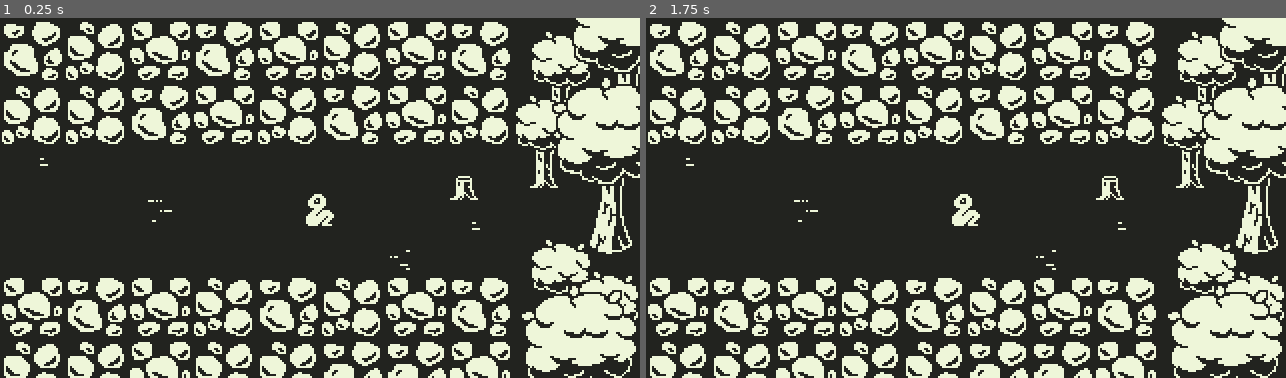
Above: before the commit, frames 1-2 (left to right).
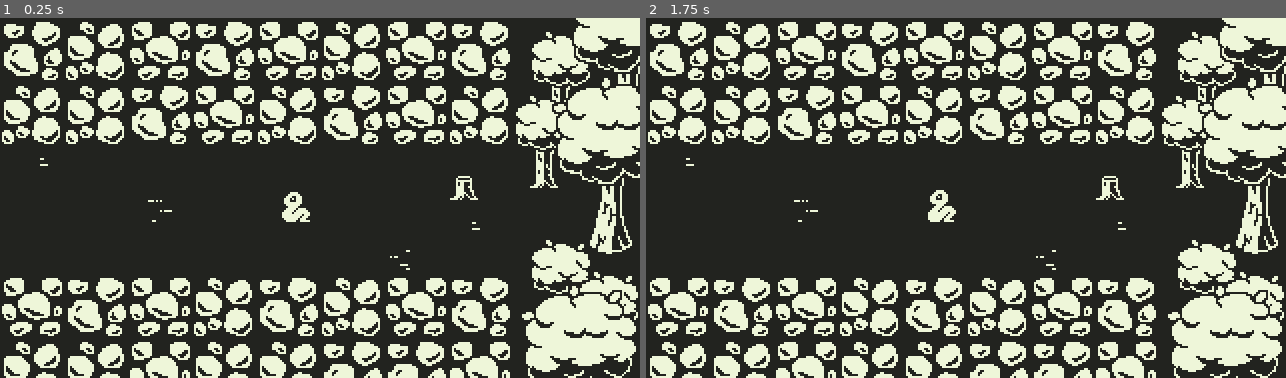
Above: after the commit, the same moments.

Repository: dweckerly/1bit
Game: Godot game, scene res://scenes/world/area-2.tscn
The game is run twice, just before and just after one commit, with the same random seed, the same clock (stepped at 60 frames per second) and the same inputs. This scene is started directly instead of the project's main scene.
Inputs:
- Up to frame 1 (0.25 s): no input
- Up to frame 2 (1.75 s): tap Enter (ui_accept) at 0.5, 0.77, 1.25, 1.52 s; hold Right (ui_right) 0.53-1.28 s; hold Down (ui_down) from 1.28 s (still down)

The runs differ from the first frame. In frame 1, 0.4% of the frame differs, in the area x 44-53%, y 48-58%; in frame 2, 0.5%, in the area x 44-53%, y 47-58%.

Commit message:
added snek as NPC

Diff:
--- /dev/null
+++ b/scenes/characters/snek.tscn
@@ -0,0 +1,141 @@
+[gd_scene load_steps=11 format=2]
+
+[ext_resource path="res://art/characters/snek.png" type="Texture" id=1]
+[ext_resource path="res://scripts/NPC.gd" type="Script" id=2]
+[ext_resource path="res://art/ui/dialogue-prompt.png" type="Texture" id=3]
+
+[sub_resource type="Animation" id=3]
+resource_name = "Idle"
+loop = true
+tracks/0/type = "value"
+tracks/0/path = NodePath("Sprite:frame")
+tracks/0/interp = 1
+tracks/0/loop_wrap = true
+tracks/0/imported = false
+tracks/0/enabled = true
+tracks/0/keys = {
+"times": PoolRealArray( 0, 0.5 ),
+"transitions": PoolRealArray( 1, 1 ),
+"update": 1,
+"values": [ 1, 0 ]
+}
+
+[sub_resource type="Animation" id=4]
+length = 0.001
+tracks/0/type = "value"
+tracks/0/path = NodePath("Sprite:frame")
+tracks/0/interp = 1
+tracks/0/loop_wrap = true
+tracks/0/imported = false
+tracks/0/enabled = true
+tracks/0/keys = {
+"times": PoolRealArray( 0 ),
+"transitions": PoolRealArray( 1 ),
+"update": 0,
+"values": [ 2 ]
+}
+tracks/1/type = "value"
+tracks/1/path = NodePath("dialogue-prompt:frame")
+tracks/1/interp = 1
+tracks/1/loop_wrap = true
+tracks/1/imported = false
+tracks/1/enabled = true
+tracks/1/keys = {
+"times": PoolRealArray( 0 ),
+"transitions": PoolRealArray( 1 ),
+"update": 0,
+"values": [ 1 ]
+}
+
+[sub_resource type="Animation" id=5]
+resource_name = "prompt-idle"
+length = 0.9
+loop = true
+tracks/0/type = "value"
+tracks/0/path = NodePath("dialogue-prompt:frame")
+tracks/0/interp = 1
+tracks/0/loop_wrap = true
+tracks/0/imported = false
+tracks/0/enabled = true
+tracks/0/keys = {
+"times": PoolRealArray( 0, 0.3, 0.6 ),
+"transitions": PoolRealArray( 1, 1, 1 ),
+"update": 1,
+"values": [ 0, 1, 2 ]
+}
+
+[sub_resource type="CapsuleShape2D" id=1]
+radius = 4.0
+height = 2.0
+
+[sub_resource type="CircleShape2D" id=2]
+radius = 27.0185
+
+[sub_resource type="Animation" id=6]
+length = 0.001
+tracks/0/type = "value"
+tracks/0/path = NodePath("dialogue-prompt:frame")
+tracks/0/interp = 1
+tracks/0/loop_wrap = true
+tracks/0/imported = false
+tracks/0/enabled = true
+tracks/0/keys = {
+"times": PoolRealArray( 0 ),
+"transitions": PoolRealArray( 1 ),
+"update": 0,
+"values": [ 1 ]
+}
+
+[sub_resource type="Animation" id=7]
+resource_name = "prompt-idle"
+length = 1.2
+loop = true
+tracks/0/type = "value"
+tracks/0/path = NodePath("dialogue-prompt:frame")
+tracks/0/interp = 1
+tracks/0/loop_wrap = true
+tracks/0/imported = false
+tracks/0/enabled = true
+tracks/0/keys = {
+"times": PoolRealArray( 0, 0.4, 0.8 ),
+"transitions": PoolRealArray( 1, 1, 1 ),
+"update": 1,
+"values": [ 0, 1, 2 ]
+}
+
+[node name="NPC" type="StaticBody2D"]
+script = ExtResource( 2 )
+
+[node name="Sprite" type="Sprite" parent="."]
+position = Vector2( 0, -5 )
+texture = ExtResource( 1 )
+hframes = 2
+
+[node name="AnimationPlayer" type="AnimationPlayer" parent="."]
+anims/Idle = SubResource( 3 )
+anims/RESET = SubResource( 4 )
+anims/prompt-idle = SubResource( 5 )
+
+[node name="CollisionShape2D" type="CollisionShape2D" parent="."]
+position = Vector2( 0, -1 )
+rotation = 1.5708
+shape = SubResource( 1 )
+
+[node name="Area2D" type="Area2D" parent="."]
+
+[node name="CollisionShape2D" type="CollisionShape2D" parent="Area2D"]
+position = Vector2( 0, -3 )
+shape = SubResource( 2 )
+
+[node name="dialogue-prompt" type="Sprite" parent="."]
+position = Vector2( 0, -19 )
+texture = ExtResource( 3 )
+hframes = 3
+frame = 1
+
+[node name="prompt-animplayer" type="AnimationPlayer" parent="."]
+anims/RESET = SubResource( 6 )
+anims/prompt-idle = SubResource( 7 )
+
+[connection signal="body_entered" from="Area2D" to="." method="_on_Area2D_body_entered"]
+[connection signal="body_exited" from="Area2D" to="." method="_on_Area2D_body_exited"]
--- a/scenes/world/area-2.tscn
+++ b/scenes/world/area-2.tscn
@@ -10,7 +10,7 @@
 [ext_resource path="res://art/environment/ground/dirt-3.png" type="Texture" id=8]
 [ext_resource path="res://scenes/environment/trees/tree-0.tscn" type="PackedScene" id=9]
 [ext_resource path="res://scenes/environment/trees/tree-1.tscn" type="PackedScene" id=10]
-[ext_resource path="res://art/characters/snek.png" type="Texture" id=11]
+[ext_resource path="res://scenes/characters/snek.tscn" type="PackedScene" id=11]
 [ext_resource path="res://scenes/world/Portals/Portal-Vertical-long.tscn" type="PackedScene" id=12]
 
 [node name="YSort" type="YSort"]
@@ -170,10 +170,8 @@
 [node name="stump-0" parent="." instance=ExtResource( 6 )]
 position = Vector2( 232, 88 )
 
-[node name="Snek" type="Sprite" parent="."]
-position = Vector2( 160, 96 )
-texture = ExtResource( 11 )
-hframes = 2
-
 [node name="2-East" parent="." instance=ExtResource( 12 )]
 position = Vector2( 328, 80 )
+
+[node name="snek" parent="." instance=ExtResource( 11 )]
+position = Vector2( 148, 99 )
--- a/scripts/data/dialogueVars.gd
+++ b/scripts/data/dialogueVars.gd
@@ -10,4 +10,9 @@
 		[
 			"Watch your back, bucko."
 		],
+	"snek" :
+		[
+			"Whatssssss the matter?",
+			"I don't bite."
+		]
 }
